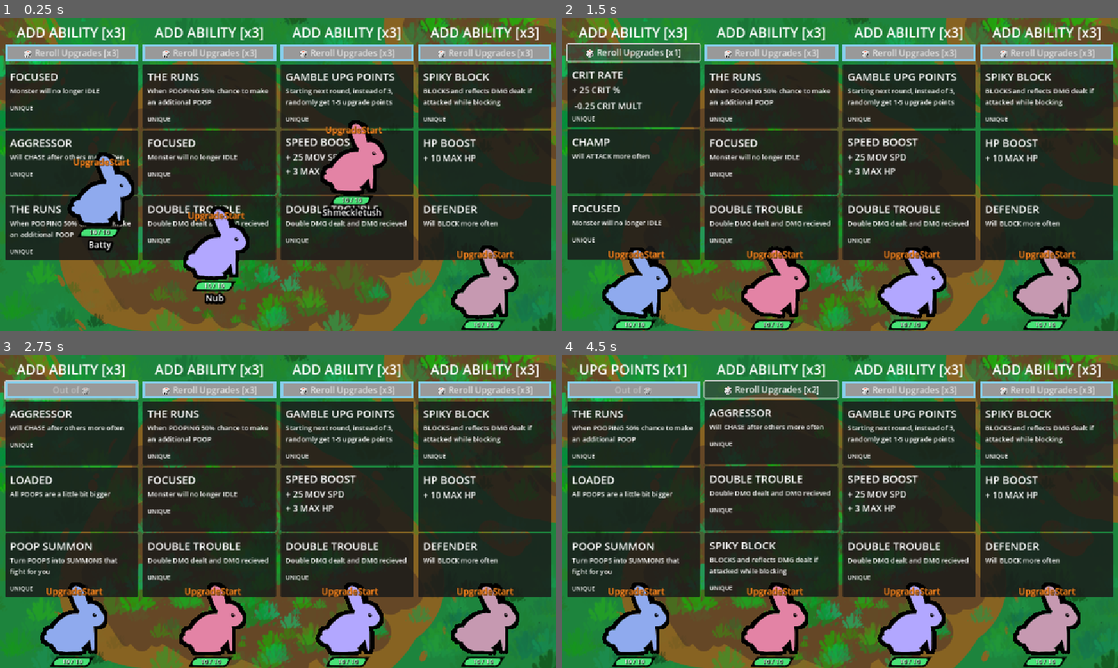
Above: before the commit, frames 1-4 (two rows, left to right).
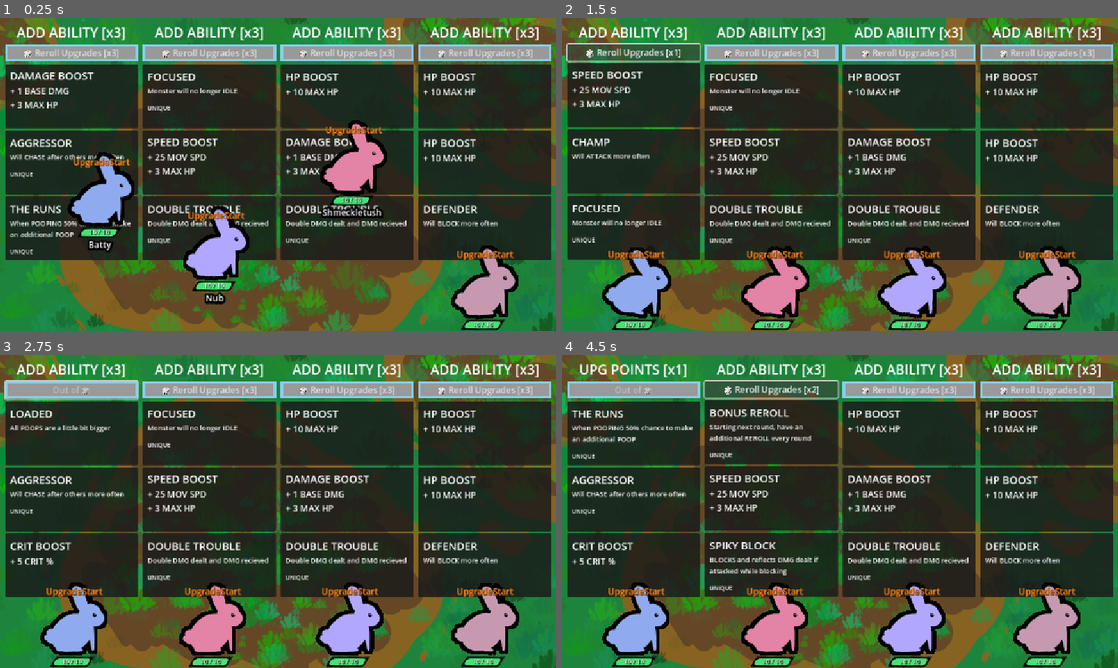
Above: after the commit, the same moments.

Repository: Galitie/tm2
Game: Godot game, scene res://test_scene.tscn
Two runs of this game, one before a commit and one after it. Both use one fixed random seed, a clock stepped at 60 frames per second and the inputs below.
Inputs (mouse positions are in pixels of both pictures, inside the frame that each line leads up to):
- Up to frame 1 (0.25 s): no input
- Up to frame 2 (1.5 s): click "🎲 Reroll Upgrades [x3]" at 0.5 s; click "🎲 Reroll Upgrades [x2]" at 1.25 s
- Up to frame 3 (2.75 s): click "🎲 Reroll Upgrades [x1]" at 2 s
- Up to frame 4 (4.5 s): click (634, 433) at 2.77 s; click (634, 433) at 3.52 s; click "🎲 Reroll Upgrades [x3]" at 4.25 s

The runs differ from the first frame. In frame 1, 3.8% of the frame differs, in the area x 1-96%, y 17-52%; in frame 2, 3.8%; in frame 3, 4.9%, in the area x 1-96%, y 17-76%; in frame 4, 4.7%.

Commit message:
Projectiles higher z index and tweaked poop summons

Diff:
--- a/poop.gd
+++ b/poop.gd
@@ -5,7 +5,7 @@
 var is_a_summon : bool = false
 var move_speed : int
 var collision_added : bool = false
-var poop_shoot_interval : float = 5.0
+var poop_shoot_interval : float
 var poop_shoot_timer : float = 0.0
 var base_damage: int = 1
 var crit_multiplier: float = 1
@@ -19,6 +19,7 @@
 	if not is_a_summon:
 		collision.disabled = true
 	velocity = Vector2.ZERO
+	poop_shoot_interval = randf_range(5,10)
 
 
 func _physics_process(delta):
--- a/projectile.gd
+++ b/projectile.gd
@@ -2,7 +2,7 @@
 class_name Projectile
 var speed = 300
 
-var lifespan: float = 1.5
+var lifespan: float
 var life: float = 0.0
 
 var direction: Vector2
@@ -11,7 +11,7 @@
 
 
 func _ready() -> void:
-	pass
+	lifespan = randf_range(1,1.5)
 
 
 func _physics_process(delta: float) -> void:
--- a/projectile.tscn
+++ b/projectile.tscn
@@ -7,6 +7,7 @@
 radius = 6.0
 
 [node name="Projectile" type="Node2D" groups=["CleanUp", "Projectile"]]
+z_index = 1
 script = ExtResource("1_qxf0c")
 
 [node name="Sprite2D" type="Sprite2D" parent="."]
--- a/test_scene.tscn
+++ b/test_scene.tscn
@@ -1,10 +1,11 @@
-[gd_scene load_steps=7 format=3 uid="uid://cnviuf3qmq26f"]
+[gd_scene load_steps=8 format=3 uid="uid://cnviuf3qmq26f"]
 
 [ext_resource type="PackedScene" uid="uid://d3fkc0o45x3ja" path="res://monster.tscn" id="1_7a21h"]
 [ext_resource type="Script" uid="uid://dufq3qd8bqo5y" path="res://main.gd" id="1_fnpeg"]
 [ext_resource type="Texture2D" uid="uid://ciat4c1ffyvc" path="res://bg_grass.png" id="2_2nij2"]
 [ext_resource type="Script" uid="uid://bw5vr4ucfdgof" path="res://player.gd" id="2_coq8p"]
 [ext_resource type="PackedScene" uid="uid://caig5oumsc857" path="res://UI/upgrade_menu.tscn" id="3_sasra"]
+[ext_resource type="Resource" uid="uid://bn1d6phtvfhry" path="res://Cards/Resources/poop_summon.tres" id="5_7cbxl"]
 
 [sub_resource type="RectangleShape2D" id="RectangleShape2D_vp4v2"]
 size = Vector2(1174, 20)
@@ -46,6 +47,7 @@
 [node name="Monster" parent="Player1" node_paths=PackedStringArray("player") instance=ExtResource("1_7a21h")]
 position = Vector2(262, 192)
 player = NodePath("..")
+pre_loaded_cards = Array[Resource]([ExtResource("5_7cbxl")])
 
 [node name="UpgradePos" type="Node2D" parent="Player1"]
 position = Vector2(149, 575)
@@ -62,6 +64,7 @@
 [node name="Monster" parent="Player2" node_paths=PackedStringArray("player") instance=ExtResource("1_7a21h")]
 position = Vector2(878, 185)
 player = NodePath("..")
+pre_loaded_cards = Array[Resource]([ExtResource("5_7cbxl")])
 
 [node name="UpgradePos" type="Node2D" parent="Player2"]
 position = Vector2(436, 575)
@@ -78,6 +81,7 @@
 [node name="Monster" parent="Player3" node_paths=PackedStringArray("player") instance=ExtResource("1_7a21h")]
 position = Vector2(251, 439)
 player = NodePath("..")
+pre_loaded_cards = Array[Resource]([ExtResource("5_7cbxl")])
 
 [node name="UpgradePos" type="Node2D" parent="Player3"]
 position = Vector2(720, 575)
@@ -94,6 +98,7 @@
 [node name="Monster" parent="Player4" node_paths=PackedStringArray("player") instance=ExtResource("1_7a21h")]
 position = Vector2(864, 459)
 player = NodePath("..")
+pre_loaded_cards = Array[Resource]([ExtResource("5_7cbxl")])
 
 [node name="UpgradePos" type="Node2D" parent="Player4"]
 position = Vector2(1000, 575)
